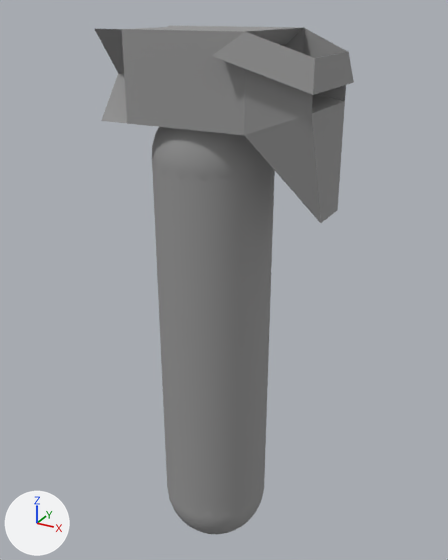
An edit to the COLLADA model objects/OxygenObject.DAE, drawn before and after from the same camera.
One viewpoint serves both versions: a 50 mm lens placed at (0.15, -0.262, 0.168), pointed at (0.002, 0.006, 0.034). The lights are fixed; the arrows at lower left show +X, +Y and +Z. Where no turn or scale is listed for an object, it has been applied to the vertices.

Script lines for the objects in view, before the commit:
```python
me_cylinder001 = bpy.data.meshes.new('Cylinder001')
me_cylinder001.from_pydata(...)  # 1011 vertices, 1960 faces; spans x -0.107..-0.003, y -0.039..0.039, z 0.016..0.305
me_cylinder001.materials.append(mat_1___default)  # grey #969696
ob_node = bpy.data.objects.new('Node', me_cylinder001)
ob_node.location = (0.0643, 0.0004, -0.1463)
```
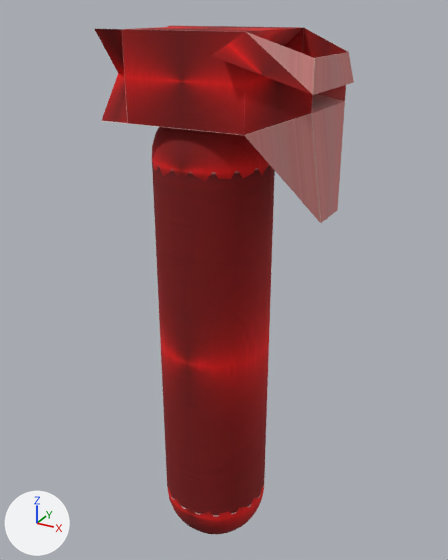
Where the change shows, as pixel boxes (x1, y1, x2, y2) in the pictures (448 x 560 px):
'Node', recoloured (grey to red): (95, 25, 354, 534) in both

What the commit changed:
Picture '0_metalRedT.jpg' (img_0_metalredt_jpg) is new.
Material 'Material__2' (mat_material__2) is new.
Its texture is img_0_metalredt_jpg.
Its roughness is 0.9.
me_cylinder001 has 1011 vertices, 1960 faces and spans x -0.107..-0.003, y -0.039..0.039, z 0.016..0.305.
me_cylinder001 no longer uses material mat_1___default (grey #969696).
me_cylinder001 now uses material mat_material__2 (picture img_0_metalredt_jpg).
